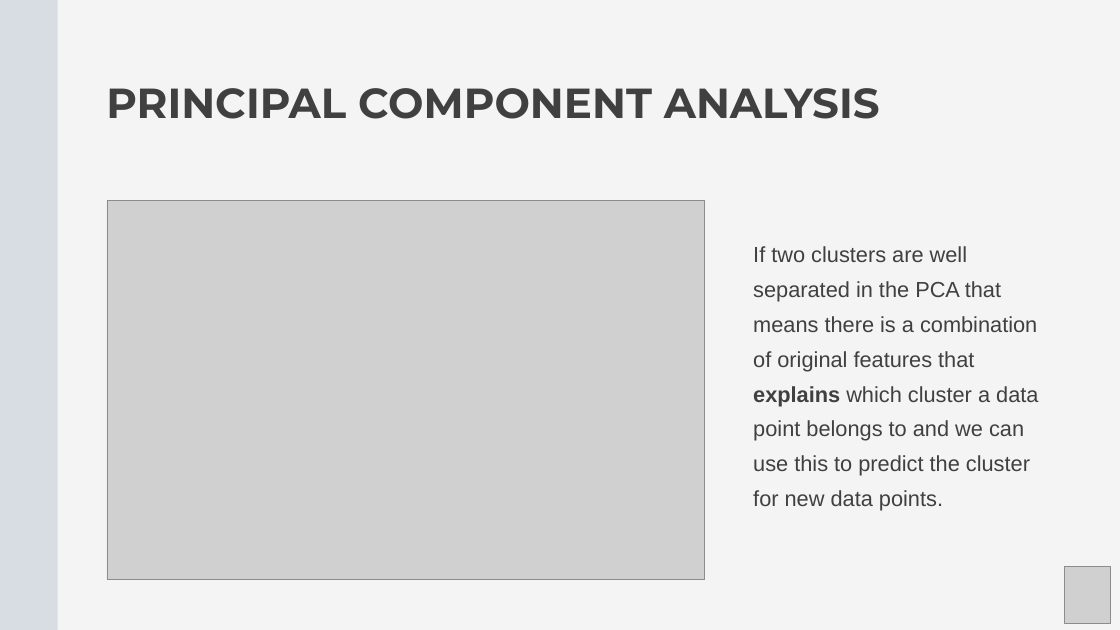
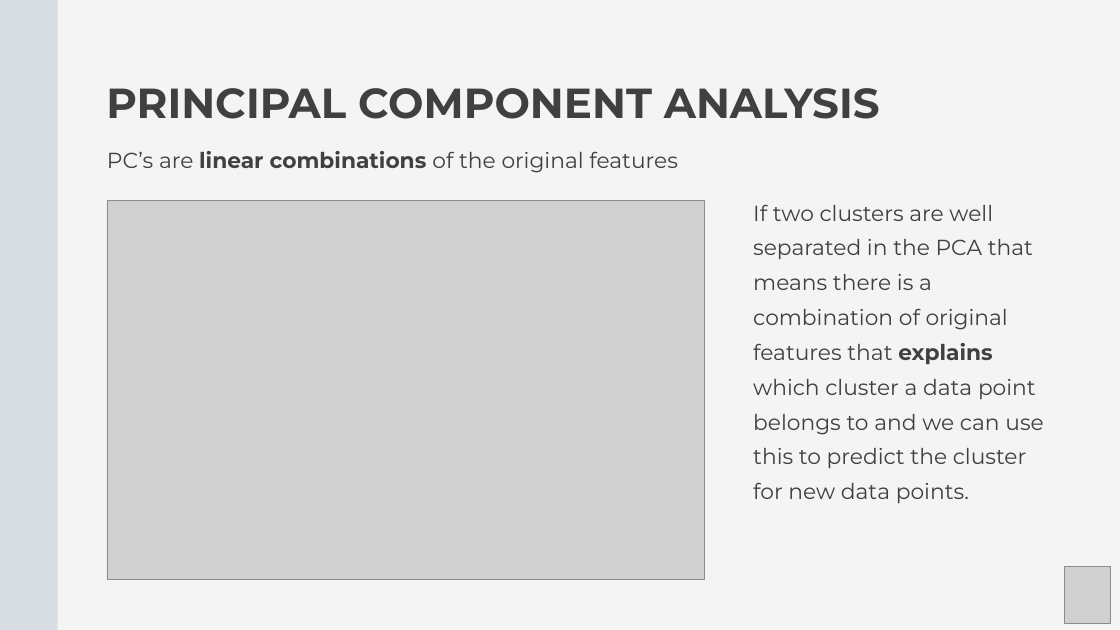
Before and after one commit to Center-for-Health-Data-Science/Foundations-of-Health-Data-Science, a slide deck: slide 8 of Slides/FHDS_Exploratory_Data_Analysis_Part2.pptx. Drawn at 1120x630 pixels with LibreOffice and Linux fonts; fonts in the diff are those of the drawing; grey boxes stand for pictures. Boxes give left, top, right and bottom in pixels: in the first picture for what was removed or moved away, otherwise in the second. Text is boxed around its words. In the diff, an @@ line names an element or a change of style, - is before the commit and + after.

```diff
--- a/Slides/FHDS_Exploratory_Data_Analysis_Part2.pptx
+++ b/Slides/FHDS_Exploratory_Data_Analysis_Part2.pptx
@@ text added at bbox=[107, 151, 678, 173], 28 pt, text #404040 @@
+PC’s are linear combinations of the original features
@@ text "If two clusters are well ...": place and size @@
-text "If two clusters are well ..." at bbox=[753, 246, 1038, 511]
+text "If two clusters are well ..." at bbox=[753, 204, 1043, 503]
@@ text "If two clusters are well ..." at bbox=[753, 204, 1043, 503]: font Arial to Montserrat @@
```
Also in this commit, not shown: 12 other slides changed, 1 slide removed.
